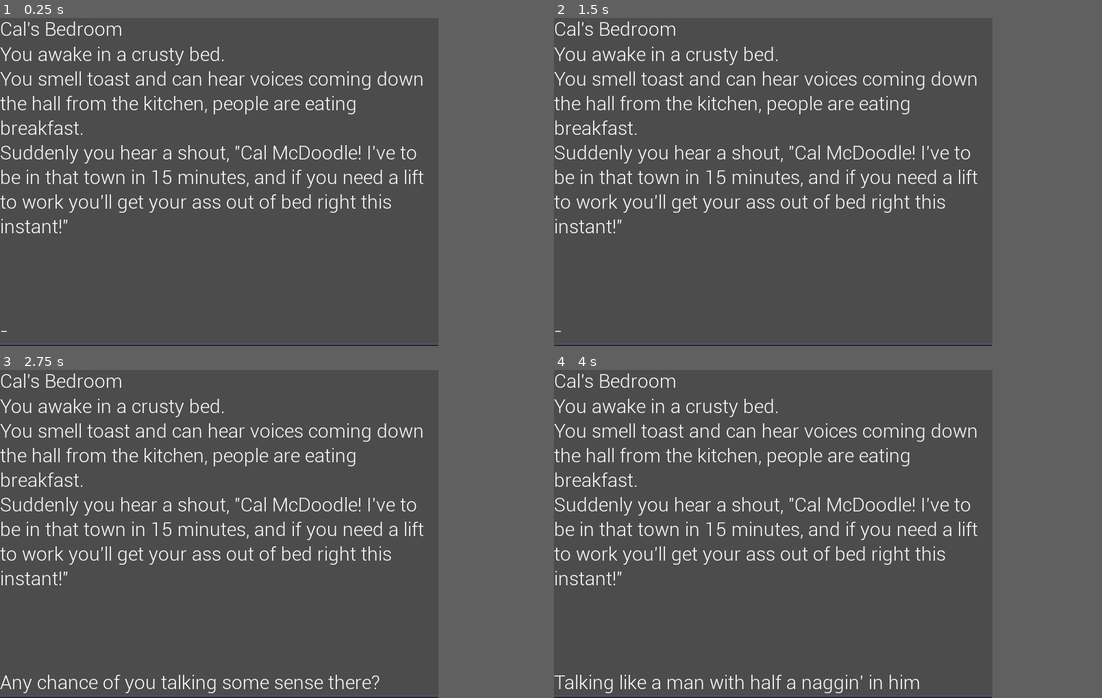
Above: before the commit, frames 1-4 (two rows, left to right).
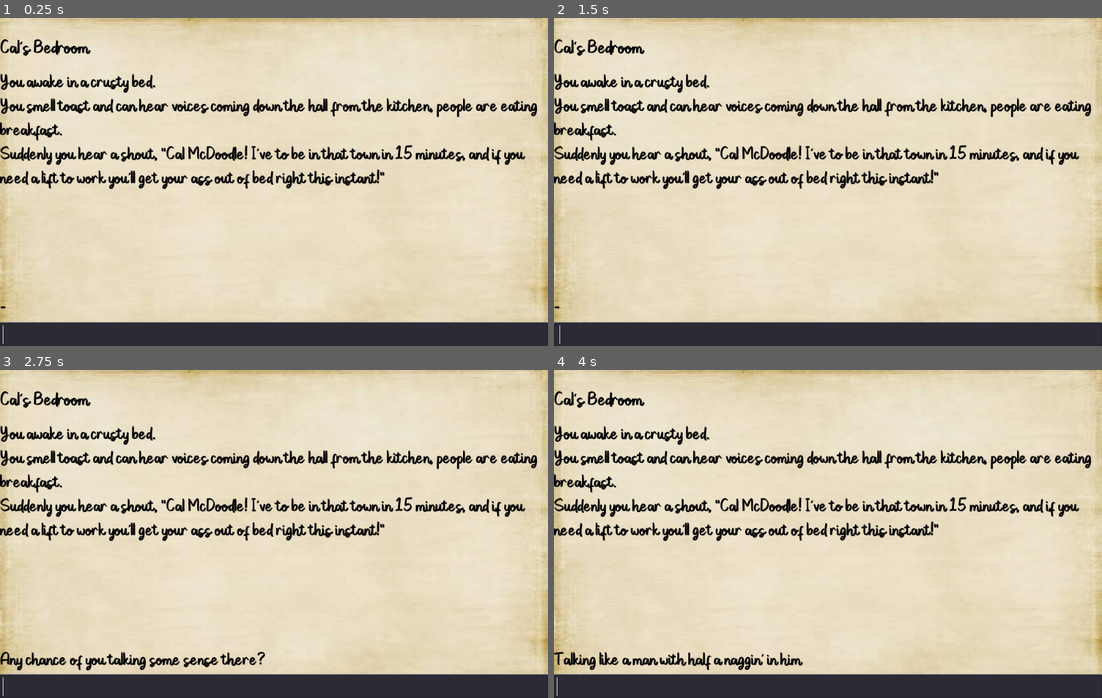
Above: after the commit, the same moments.

Repository: yipidee/calmcdoodle
Game: Godot game, scene res://UI.tscn
The game is run twice, just before and just after one commit, with the same random seed, the same clock (stepped at 60 frames per second) and the same inputs.
Inputs:
- Up to frame 1 (0.25 s): no input
- Up to frame 2 (1.5 s): tap Enter at 0.5 s; tap Space at 1.25 s
- Up to frame 3 (2.75 s): tap Enter at 2 s
- Up to frame 4 (4 s): tap Space at 2.75 s; tap Enter at 3.5 s
The window is 640x480 before the commit and 800x480 after it. Grey fills any space a smaller window leaves; there, only what the larger window draws over its background counts as a difference.

The runs differ from the first frame. In frame 1, 97% of the frame differs, in the area x 0-100%, y 0-100%; in frame 2, 97%; in frame 3, 97%; in frame 4, 97%.

Commit message:
changed fonts, added scene

Diff:
--- a/Inventory.gd
+++ b/Inventory.gd
@@ -7,5 +7,8 @@
 		inventory = {
 			"out_of_bed" : false,
 			"dressed" : false,
-			"has_wallet" : false
+			"has_wallet" : false,
+			"drank_tea" : false,
+			"ate_toast" : false,
+			"got_cash" : false
 		}
--- a/MapMapper.gd
+++ b/MapMapper.gd
@@ -1,7 +1,7 @@
 extends Node
 
 const map = {
-			"0" : {"out_of_bed" : 3}
+			"0" : {"out_of_bed" : 2}
 			}
 
 func get_next_node(next_node_id, inventory):
--- a/UI.gd
+++ b/UI.gd
@@ -16,7 +16,7 @@
 
 func _on_moved(next_scene_id):
 	var next = $MapMapper.get_next_node(next_scene_id, $Inventory.inventory)
-	print(next)
+	#print(next)
 	load_scene(next)
 
 
--- a/UI.tscn
+++ b/UI.tscn
@@ -1,72 +1,89 @@
-[gd_scene load_steps=10 format=2]
+[gd_scene load_steps=11 format=2]
 
 [ext_resource path="res://UI.gd" type="Script" id=1]
-[ext_resource path="res://roboto/Roboto-Light.ttf" type="DynamicFontData" id=2]
-[ext_resource path="res://SceneLibrary.tscn" type="PackedScene" id=3]
-[ext_resource path="res://Inventory.tscn" type="PackedScene" id=4]
-[ext_resource path="res://MapMapper.gd" type="Script" id=5]
+[ext_resource path="res://bg.jpeg" type="Texture" id=2]
+[ext_resource path="res://granada_2/Granada.otf" type="DynamicFontData" id=3]
+[ext_resource path="res://SceneLibrary.tscn" type="PackedScene" id=4]
+[ext_resource path="res://Inventory.tscn" type="PackedScene" id=5]
+[ext_resource path="res://MapMapper.gd" type="Script" id=6]
 
 [sub_resource type="DynamicFont" id=1]
-size = 28
-font_data = ExtResource( 2 )
+size = 36
+font_data = ExtResource( 3 )
 
 [sub_resource type="DynamicFont" id=2]
-size = 28
-font_data = ExtResource( 2 )
+size = 34
+font_data = ExtResource( 3 )
 
 [sub_resource type="DynamicFont" id=3]
-size = 28
-font_data = ExtResource( 2 )
+size = 34
+font_data = ExtResource( 3 )
 
 [sub_resource type="DynamicFont" id=4]
 size = 28
-font_data = ExtResource( 2 )
+font_data = ExtResource( 3 )
 
 [node name="UI" type="Node"]
 script = ExtResource( 1 )
 
 [node name="Background" type="TextureRect" parent="."]
-margin_right = 40.0
-margin_bottom = 40.0
+anchor_right = 1.0
+anchor_bottom = 1.0
+margin_bottom = -2.0
+texture = ExtResource( 2 )
+expand = true
 
 [node name="VBoxContainer" type="VBoxContainer" parent="."]
 anchor_right = 1.0
 anchor_bottom = 1.0
+margin_bottom = 1.0
+alignment = 2
 
 [node name="Location" type="Label" parent="VBoxContainer"]
-margin_right = 640.0
-margin_bottom = 33.0
+margin_top = 35.0
+margin_right = 1000.0
+margin_bottom = 95.0
+rect_min_size = Vector2( 0, 60 )
 custom_fonts/font = SubResource( 1 )
+custom_colors/font_color = Color( 0, 0, 0, 1 )
 text = "Location"
 
 [node name="Details" type="Label" parent="VBoxContainer"]
-margin_top = 37.0
-margin_right = 640.0
-margin_bottom = 437.0
-rect_min_size = Vector2( 0, 400 )
+margin_top = 99.0
+margin_right = 1000.0
+margin_bottom = 399.0
+rect_min_size = Vector2( 0, 300 )
 custom_fonts/font = SubResource( 2 )
+custom_colors/font_color = Color( 0, 0, 0, 1 )
 text = "place holder"
 autowrap = true
 
 [node name="Prompt" type="Label" parent="VBoxContainer"]
-margin_top = 441.0
-margin_right = 640.0
-margin_bottom = 474.0
+margin_top = 403.0
+margin_right = 1000.0
+margin_bottom = 553.0
+rect_min_size = Vector2( 0, 150 )
 custom_fonts/font = SubResource( 3 )
+custom_colors/font_color = Color( 0, 0, 0, 1 )
 text = "-"
+valign = 2
 autowrap = true
 
 [node name="Input" type="LineEdit" parent="VBoxContainer"]
-margin_top = 478.0
-margin_right = 640.0
-margin_bottom = 521.0
+margin_top = 557.0
+margin_right = 1000.0
+margin_bottom = 601.0
 custom_fonts/font = SubResource( 4 )
+custom_colors/font_color = Color( 1, 1, 1, 1 )
 
-[node name="SceneLibrary" parent="." instance=ExtResource( 3 )]
+[node name="SceneLibrary" parent="." instance=ExtResource( 4 )]
 
-[node name="Inventory" parent="." instance=ExtResource( 4 )]
+[node name="Inventory" parent="." instance=ExtResource( 5 )]
 
 [node name="MapMapper" type="Node" parent="."]
-script = ExtResource( 5 )
+script = ExtResource( 6 )
+
+[node name="SceneChangeTimer" type="Timer" parent="."]
+one_shot = true
 [connection signal="text_entered" from="VBoxContainer/Input" to="." method="_on_Input_text_entered"]
 [connection signal="moved" from="SceneLibrary" to="." method="_on_moved"]
--- a/project.godot
+++ b/project.godot
@@ -21,9 +21,7 @@
 
 [display]
 
-window/size/width=640
-window/size/height=480
-window/size/resizable=false
+window/size/width=1000
 window/stretch/aspect="keep"
 
 [rendering]
--- a/scenes/scene0.json
+++ b/scenes/scene0.json
@@ -8,6 +8,7 @@
 	"dress" : "You gather the clothes from the floor and put them on" ,
 	"playstation" : "This is hardly the time for games" ,
 	"chair" : "Are you seriously thinking of having a sit down?",
+	"toast" : "The toast's in the kitchen, get a move on" ,
 	"E" : "-"
 	} ,
 "instructions" :
@@ -18,6 +19,7 @@
 	"dress" : ["dress","clothes","wear"] ,
 	"playstation" : ["playstation","game"] ,
 	"chair" : ["armchair", "chair", "seat", "sit"] ,
+	"toast" : ["toast","breakfast"] ,
 	"E" : ["east","e","right","r","hall","kitchen"]
 	} ,
 "prerequisites" :
--- a/scenes/scene1.json
+++ b/scenes/scene1.json
@@ -1,6 +1,6 @@
 {
 "location" : "Hall" ,
-"description" : "Emerging into the hall the voices come clea …(400 unchanged characters)… running out, might need to get a move on" ,
+"description" : "Emerging into the hall the voices come clea …(400 unchanged characters)… running out, might need to get a move on, especially if you don't want anyone putting an end to your plan to go to the Clover after work tonight if you can all get in" ,
 "responses" :
 	{
 	"look" : "Looks to have been tidied recently, nothing of note to see" ,
@@ -17,7 +17,7 @@
 	"parent" : ["parent","parents","ma","da","aul pair"] ,
 	"sibling" : ["sibling","brother","sister","brothers", "sisters"] ,
 	"N" : ["north","up","n","straight","kitchen"] ,
-	"W" : ["w","west","left","l","straight","kitchen"]
+	"W" : ["w","west","left","l","bedroom"]
 	} ,
 "prerequisites" :
 	{
@@ -31,7 +31,7 @@
 "movement" :
 	{
 	"W" : 0 ,
-	"N" : 2
+	"N" : 3
 	} ,
 "defaults" :
 	["Talking like a man with half a naggin' in him",
--- /dev/null
+++ b/scenes/scene2.json
@@ -0,0 +1,32 @@
+{
+"location" : "Cal's Bedroom" ,
+"description" : "You walk back into your bedroom, catch the whiff of who knows what, but it reeks. Like, a condensed fart produced after a feed of honey chilli beef from the China Inn.\nDon't think you have anything left to do here" ,
+"responses" :
+	{
+	"look" : "Bombscare of a room. Were it not your own you'd be worried about your health" ,
+	"E" : "-"
+	} ,
+"instructions" :
+	{
+	"look" : ["look","gander","eye","sweep"] ,
+	"E" : ["e","east","right","r","hall","kitchen"]
+	} ,
+"prerequisites" :
+	{
+	} ,
+"failed_prereq_responses" :
+	{
+	} ,
+"state_changes" :
+	{
+	} ,
+"movement" :
+	{
+	"E" : 1
+	} ,
+"defaults" :
+	["Talking like a man with half a naggin' in him",
+	 "Aye, good man",
+	 "Any chance of you talking some sense there?",
+	 "As the saying goes, \"What in under God are you blatherin on about?\""]
+}
--- /dev/null
+++ b/scenes/scene3.json
@@ -0,0 +1,42 @@
+{
+"location" : "Kitchen" ,
+"description" : "You enter the kitchen. It's a homely atmosphere, a warmth and comfort that comes with being with people you love. \"Would you like some toast Cal?\" you're asked, \"Nah, sure I just got up and came to the kitchen to not eat breakfast\" you reply. The room gets colder.\n\"Right, well I'm leaving now. Hurry up eat your toast, there's tea in the pot, pour yourself a cup. I'll warm up the car.\"" ,
+"responses" :
+	{
+	"look" : "Your family are all in the kitchen, seem to be ignoring you.\nToast is on a plate on the table, and tea is in the pot" ,
+	"maketea" : "You make and drink a ridiculously milky cup of tea. You feel the people around you shake their heads in disgust" ,
+	"toast" : "You grab a slice of toast, but the butter is just out of the fridge and hard as rock" ,
+	"E" : "-"
+	} ,
+"instructions" :
+	{
+	"look" : ["look","gander","eye","sweep"] ,
+	"make" : ["make","brew","pour"] ,
+	"tea" : ["tea","cuppa","cha"] ,
+	"toast" : ["toast","bread","eat"] ,
+	"E" : ["car","outside"]
+	} ,
+"prerequisites" :
+	{
+	"E" : ["ate_toast", "drank_tea"]
+	} ,
+"failed_prereq_responses" :
+	{
+	"E" : ["Your da looks at you and says, \"Did you finish that toast and tea?\"",
+	       "Your ma shouts at you to have your tea and toast first"]
+	} ,
+"state_changes" :
+	{
+	"maketea" : "drank_tea" ,
+	"toast" : "ate_toast"
+	} ,
+"movement" :
+	{
+	"E" : 4
+	} ,
+"defaults" :
+	["Talking like a man with half a naggin' in him",
+	 "Aye, good man",
+	 "Any chance of you talking some sense there?",
+	 "As the saying goes, \"What in under God are you blatherin on about?\""]
+}
--- /dev/null
+++ b/scenes/scene4.json
@@ -0,0 +1,39 @@
+{
+"location" : "In the car" ,
+"description" : "You're in the passenger seat of the car heading into town. It's a brisk November morning, there's a frost, and the low sun is blinding. \"There'll be black ice too\" says your ma. \"I'll end up being late now because you wouldn't get out of your bed at a decent hour\".\n\"You look out the window at the passing countryside, something nice about a crisp morning. \"I don't start to 10 anyway, why are you even going at 8?\".\"You can make the schedule when you drive the car! I hear you're going out with that crew of heathens tonight. You be careful boy. Get me handbag out of the backseat there\" " ,
+"responses" :
+	{
+	"look" : "Inside of a car, what are you expecting? The bag is sitting in the backseat" ,
+	"bag" : "You reach back and grab the bag. \"you can take 15 punt out of that\"" ,
+	"town" : "-"
+	} ,
+"instructions" :
+	{
+	"look" : ["look","gander","eye","sweep"] ,
+	"bag" : ["bag","handbag","backseat","seat"] ,
+	"town" : ["town","go","drive","thanks","thank"]
+	} ,
+"prerequisites" :
+	{
+	"town" : ["got_cash"]
+	} ,
+"failed_prereq_responses" :
+	{
+	"town" : ["\"Ach, will you not hand me my bag?!\"",
+	       "\"Cal, I'm not asking much of you\"",
+		"\"Just reach back and grab my bacg for me\""]
+	} ,
+"state_changes" :
+	{
+	"bag" : "got_cash"
+	} ,
+"movement" :
+	{
+	"town" : 5
+	} ,
+"defaults" :
+	["Stop mumbling and talk properly",
+	 "Aye, good man",
+	 "But you'd put anybody's head astray listening to you",
+	 "As the saying goes, \"What in under God are you blatherin on about?\""]
+}
--- /dev/null
+++ b/scenes/scene5.json
@@ -0,0 +1,39 @@
+{
+"location" : "Shopping centre carpark" ,
+"description" : "You're in the passenger seat of the car heading into town. It's a brisk November morning, there's a frost, and the low sun is blinding. \"There'll be black ice too\" says your ma. \"I'll end up being late now because you wouldn't get out of your bed at a decent hour\".\n\"You look out the window at the passing countryside, something nice about a crisp morning. \"I don't start to 10 anyway, why are you even going at 8?\".\"You can make the schedule when you drive the car! I hear you're going out with that crew of heathens tonight. You be careful boy. Get me handbag out of the backseat there\" " ,
+"responses" :
+	{
+	"look" : "Inside of a car, what are you expecting? The bag is sitting in the backseat" ,
+	"bag" : "You reach back and grab the bag. \"you can take 15 punt out of that\"" ,
+	"town" : "-"
+	} ,
+"instructions" :
+	{
+	"look" : ["look","gander","eye","sweep"] ,
+	"bag" : ["bag","handbag","backseat","seat"] ,
+	"town" : ["town","go","drive","thanks","thank"]
+	} ,
+"prerequisites" :
+	{
+	"town" : ["got_cash"]
+	} ,
+"failed_prereq_responses" :
+	{
+	"town" : ["\"Ach, will you not hand me my bag?!\"",
+	       "\"Cal, I'm not asking much of you\"",
+		"\"Just reach back and grab my bacg for me\""]
+	} ,
+"state_changes" :
+	{
+	"bag" : "got_cash"
+	} ,
+"movement" :
+	{
+	"town" : 5
+	} ,
+"defaults" :
+	["Stop mumbling and talk properly",
+	 "Aye, good man",
+	 "But you'd put anybody's head astray listening to you",
+	 "As the saying goes, \"What in under God are you blatherin on about?\""]
+}
Binary file added: bg.jpeg
Not shown, added: bg.jpeg.import
Binary file added: granada_2/Granada-Swash.otf
Binary file added: granada_2/Granada.otf
Not shown, removed: roboto/NOTICE.txt
Binary file removed: roboto/Roboto-Black.ttf
Binary file removed: roboto/Roboto-BlackItalic.ttf
Binary file removed: roboto/Roboto-Bold.ttf
Binary file removed: roboto/Roboto-BoldCondensed.ttf
Binary file removed: roboto/Roboto-BoldCondensedItalic.ttf
Binary file removed: roboto/Roboto-BoldItalic.ttf
Binary file removed: roboto/Roboto-Condensed.ttf
(and 12 more such lines)
